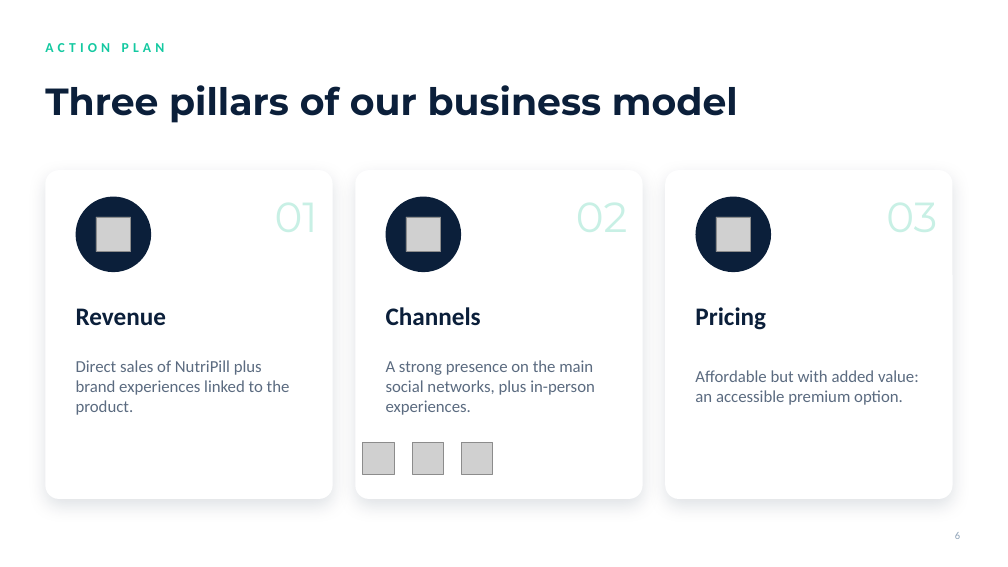
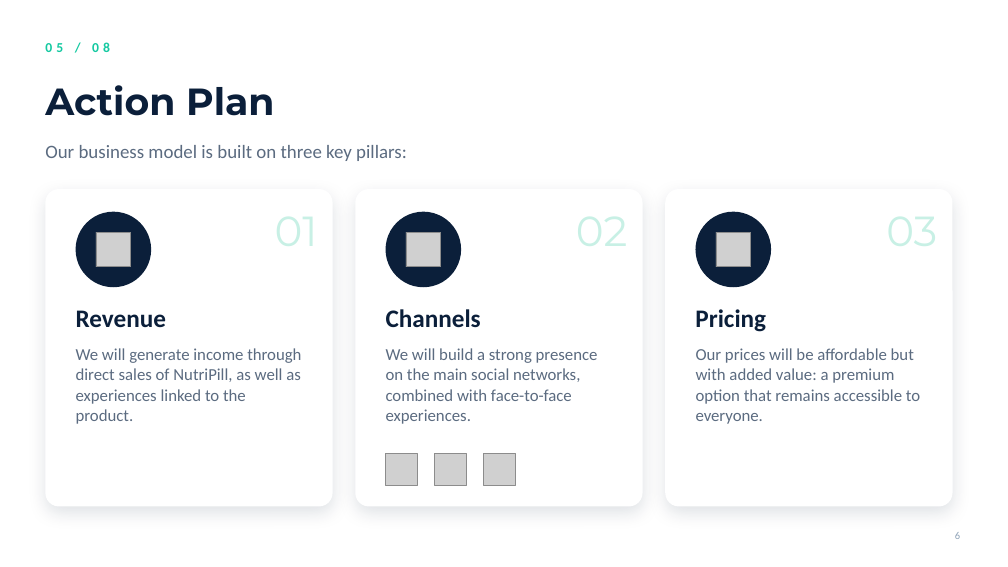
Before and after one commit to Johnporkthethird/english-presentaiton-, a slide deck: slide 6 of NutriPill.pptx. Drawn at 1008x567 pixels with LibreOffice and Linux fonts; fonts in the diff are those of the drawing; grey boxes stand for pictures; background and template pictures are left out. Boxes give left, top, right and bottom in pixels: in the first picture for what was removed or moved away, otherwise in the second. Text is boxed around its words. In the diff, an @@ line names an element or a change of style, - is before the commit and + after.

```diff
--- a/NutriPill.pptx
+++ b/NutriPill.pptx
@@ text at [45, 42, 110, 52]: text changed @@
-ACTION PLAN
+05 / 08
@@ title at [45, 85, 274, 116]: text changed @@
-Three pillars of our business model
+Action Plan
@@ text added at [45, 145, 407, 161], 18 pt, text #5B6B80 @@
+Our business model is built on three key pillars:
@@ rounded rectangle: place and size @@
-rounded rectangle at [45, 170, 333, 499]
+rounded rectangle at [45, 189, 333, 507]
@@ rounded rectangle: place and size @@
-rounded rectangle at [355, 170, 643, 499]
+rounded rectangle at [355, 189, 643, 507]
@@ rounded rectangle: place and size @@
-rounded rectangle at [665, 170, 953, 499]
+rounded rectangle at [665, 189, 953, 507]
@@ 3 texts: place and size @@
-3 texts at [227, 185, 938, 246]
+3 texts at [227, 204, 938, 265]
@@ 3 pictures, 3 ellipses: place and size @@
-3 pictures, 3 ellipses at [76, 197, 771, 272]
+3 pictures, 3 ellipses at [76, 212, 771, 287]
@@ text at [76, 348, 301, 424]: text changed @@
-Direct sales of NutriPill plus brand experiences linked to the product.
+We will generate income through direct sales of NutriPill, as well as experiences linked to the product.
@@ text at [386, 348, 598, 424]: text changed @@
-A strong presence on the main social networks, plus in-person experiences.
+We will build a strong presence on the main social networks, combined with face-to-face experiences.
@@ vertical alignment middle to top in 9 elements at [76, 310, 166, 328], [386, 309, 481, 328], [695, 309, 766, 332], [227, 204, 318, 265], [537, 204, 628, 265], [847, 204, 938, 265], [76, 348, 301, 424], [386, 348, 598, 424], [696, 348, 920, 424] @@
@@ text at [696, 348, 920, 424]: text changed @@
-Affordable but with added value: an accessible premium option.
+Our prices will be affordable but with added value: a premium option that remains accessible to everyone.
@@ 3 pictures: place and size @@
-3 pictures at [363, 442, 493, 474]
+3 pictures at [386, 454, 516, 485]
```
Also in this commit, not shown: 8 other slides changed, 1 slide removed, 3 other files.
